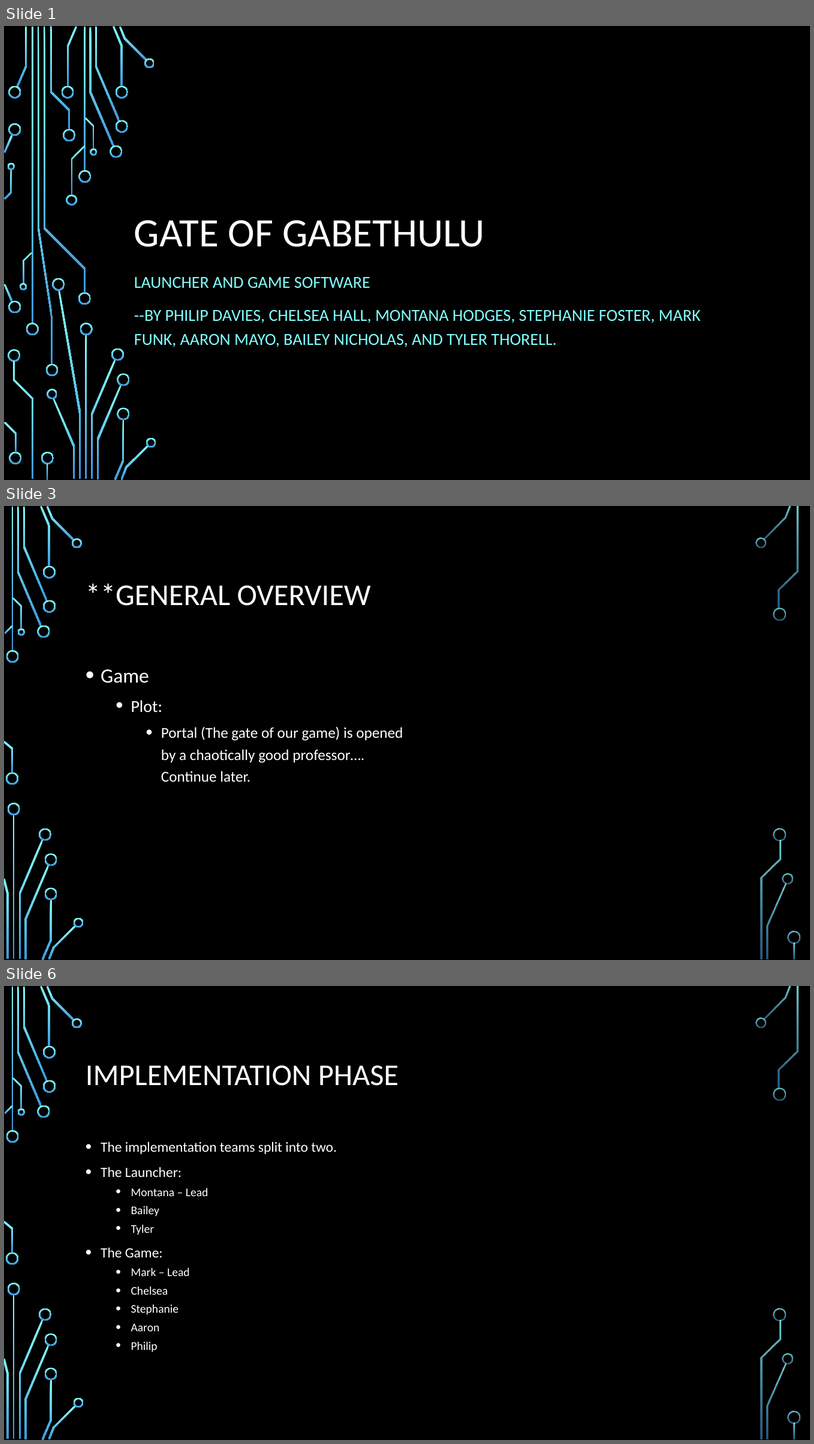
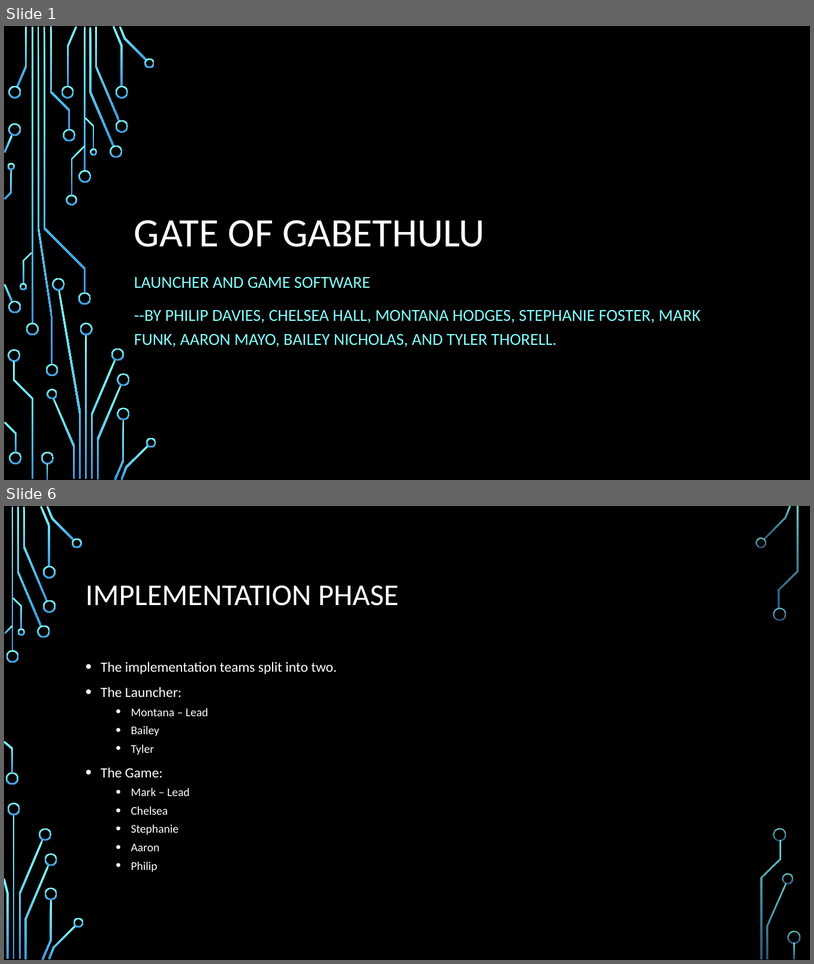
Before and after one commit to Team7-SoftEng/Asset-Development, a slide deck: Gate of GAbethulu.pptx. Shown one above the other, each under a label of ours: slides 1, 3 and 6 before the commit, slides 1 and 6 after it; the slides between them are not shown. The pictures are 814x1444 and 814x964 pixels, drawn with LibreOffice and Linux fonts; fonts in the diff are those of the drawing; background and template pictures are left out. Boxes give left, top, right and bottom in pixels: in the first picture for what was removed or moved away, otherwise in the second. Text is boxed around its words. In the diff, an @@ line names an element or a change of style, - is before the commit and + after.

```diff
--- a/Gate of GAbethulu.pptx
+++ b/Gate of GAbethulu.pptx
@@ slide 3 removed at [4, 506, 810, 960], background picture (left out); not listed: 36 template elements that a slide beside it also shows @@
@@ title removed at [86, 583, 371, 606] @@
-**GENERAL OVERVIEW
@@ text removed at [101, 669, 403, 782] @@
-• Game
-  • Plot:
-    • Portal (The gate of our game) is opened by a chaotically good professor…. Continue later.
```
Also in this commit, not shown: 3 slides changed, 1 slide added.
